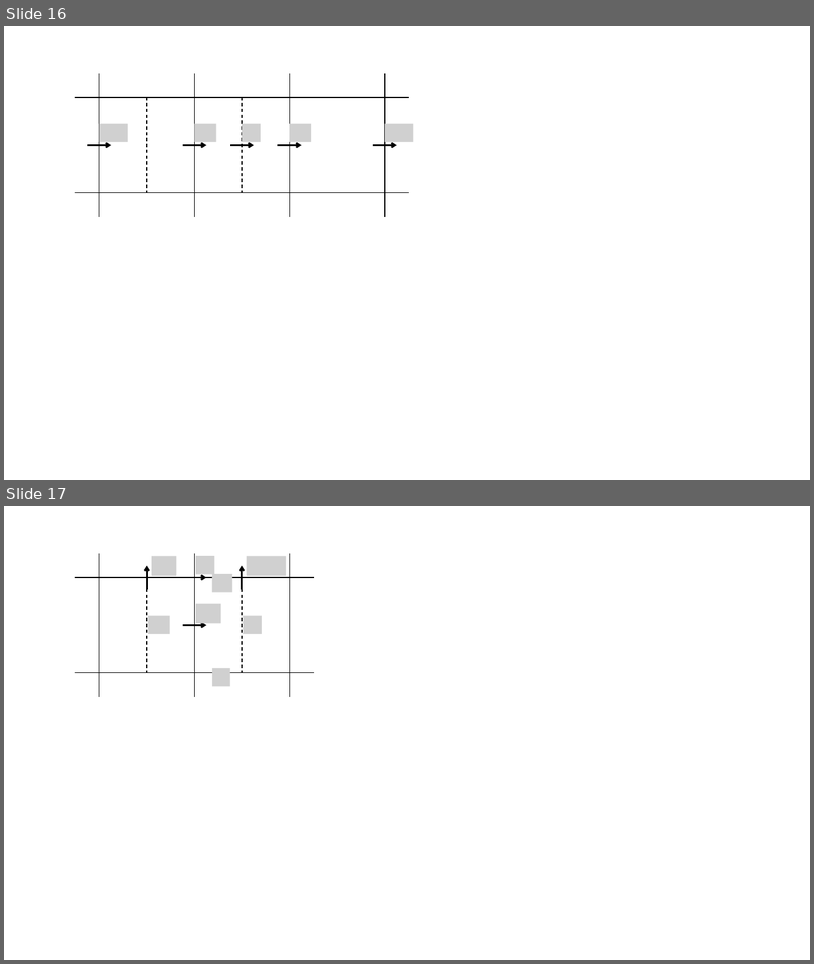
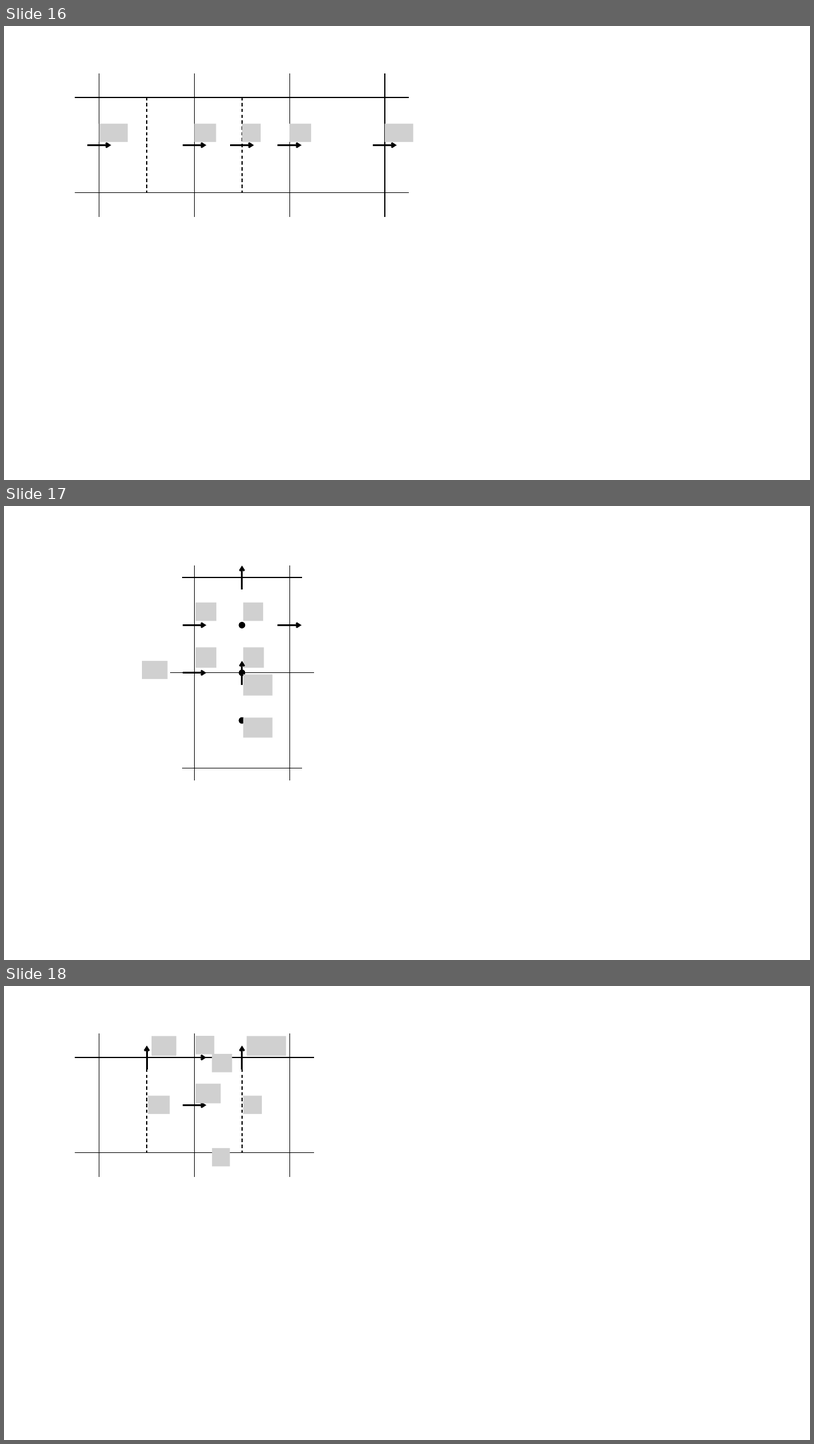
Before and after one commit to AndreaVescovini/Thesis, a slide deck: img/celle.pptx. Shown one above the other, each under a label of ours: slides 16 and 17 before the commit, slides 16, 17 and 18 after it. The pictures are 814x964 and 814x1444 pixels, drawn with LibreOffice and Linux fonts; fonts in the diff are those of the drawing; grey boxes stand for pictures. Boxes give left, top, right and bottom in pixels: in the first picture for what was removed or moved away, otherwise in the second. Text is boxed around its words. In the diff, an @@ line names an element or a change of style, - is before the commit and + after.

```diff
--- a/img/celle.pptx
+++ b/img/celle.pptx
@@ slide 17 added at (x1=4, y1=506, x2=810, y2=960), background #FFFFFF @@
@@ line added from (182, 577) to (302, 577), #000000 1 pt @@
@@ line added from (195, 565) to (195, 780), #000000 1 pt @@
@@ arrow added from (242, 589) to (242, 565), #000000 2 pt @@
@@ line added from (290, 565) to (290, 780), #000000 1 pt @@
@@ picture added at (x1=196, y1=602, x2=216, y2=621) @@
@@ picture added at (x1=243, y1=602, x2=264, y2=621) @@
@@ arrow added from (182, 625) to (207, 625), #000000 2 pt @@
@@ ellipse added at (x1=239, y1=622, x2=245, y2=628), fill #000000, outline #000000 1 pt @@
@@ arrow added from (278, 625) to (302, 625), #000000 2 pt @@
@@ picture added at (x1=196, y1=647, x2=216, y2=667) @@
@@ picture added at (x1=243, y1=647, x2=264, y2=667) @@
@@ picture added at (x1=142, y1=661, x2=167, y2=679) @@
@@ arrow added from (242, 684) to (242, 661), #000000 2 pt @@
@@ line added from (171, 673) to (314, 673), #000000 1 pt @@
@@ arrow added from (182, 673) to (207, 673), #000000 2 pt @@
@@ ellipse added at (x1=239, y1=670, x2=245, y2=675), fill #000000, outline #000000 1 pt @@
@@ picture added at (x1=243, y1=674, x2=273, y2=696) @@
@@ ellipse added at (x1=239, y1=718, x2=245, y2=723), fill #000000, outline #000000 1 pt @@
@@ picture added at (x1=243, y1=718, x2=273, y2=738) @@
@@ line added from (182, 768) to (302, 768), #000000 1 pt @@
@@ what was slide 17 is now slide 18 @@
```
Also in this commit, not shown: 6 other files.
